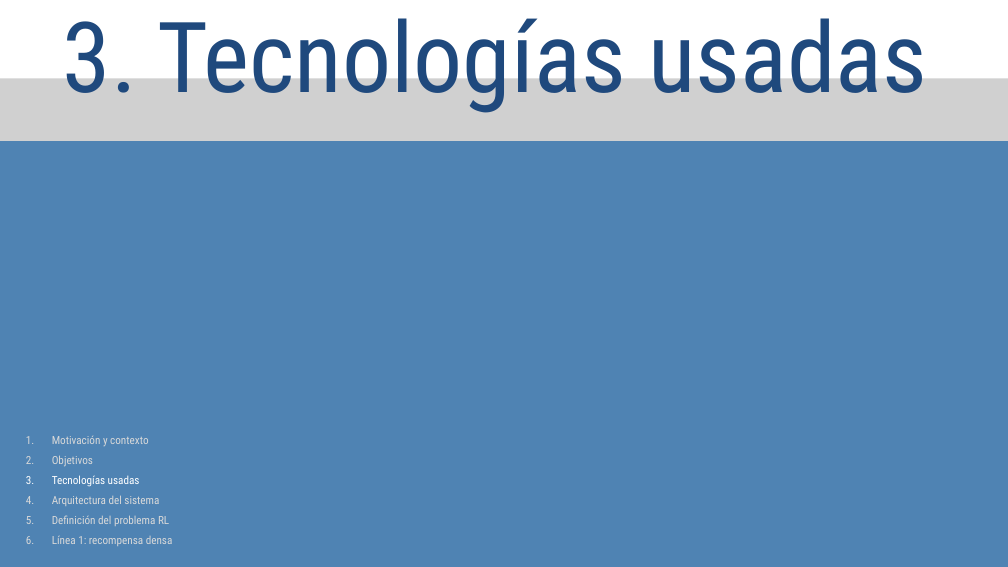
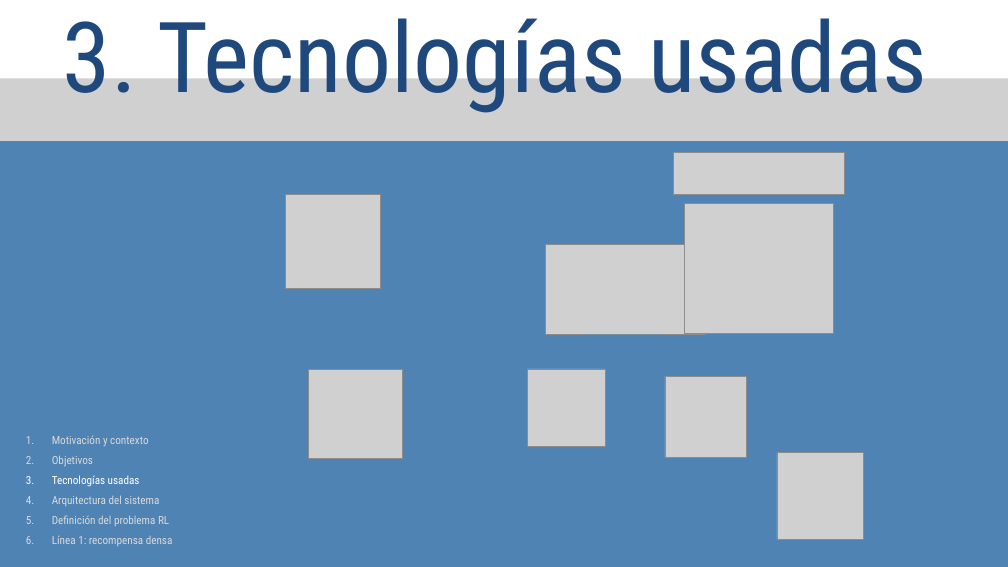
Before and after one commit to davidsolero/TFG-Coppelia-Reinforcement-Learning, a slide deck: slide 5 of redaccion/defensa/Presentación Trabajo Final Tesis Profesional Moderna Sencilla Azul .pptx. Drawn at 1008x567 pixels with LibreOffice and Linux fonts; fonts in the diff are those of the drawing; grey boxes stand for pictures. Boxes give left, top, right and bottom in pixels: in the first picture for what was removed or moved away, otherwise in the second. Text is boxed around its words. In the diff, an @@ line names an element or a change of style, - is before the commit and + after.

```diff
--- a/redaccion/defensa/Presentación Trabajo Final Tesis Profesional Moderna Sencilla Azul .pptx
+++ b/redaccion/defensa/Presentación Trabajo Final Tesis Profesional Moderna Sencilla Azul .pptx
@@ picture added at (673, 152, 845, 195) @@
@@ picture added at (286, 194, 381, 289) @@
@@ picture added at (684, 203, 834, 333) @@
@@ picture added at (546, 244, 705, 334) @@
@@ picture added at (308, 369, 403, 459) @@
@@ picture added at (527, 369, 605, 447) @@
@@ picture added at (665, 376, 745, 457) @@
@@ picture added at (777, 453, 864, 539) @@
```
Also in this commit, not shown: 6 other slides changed.
